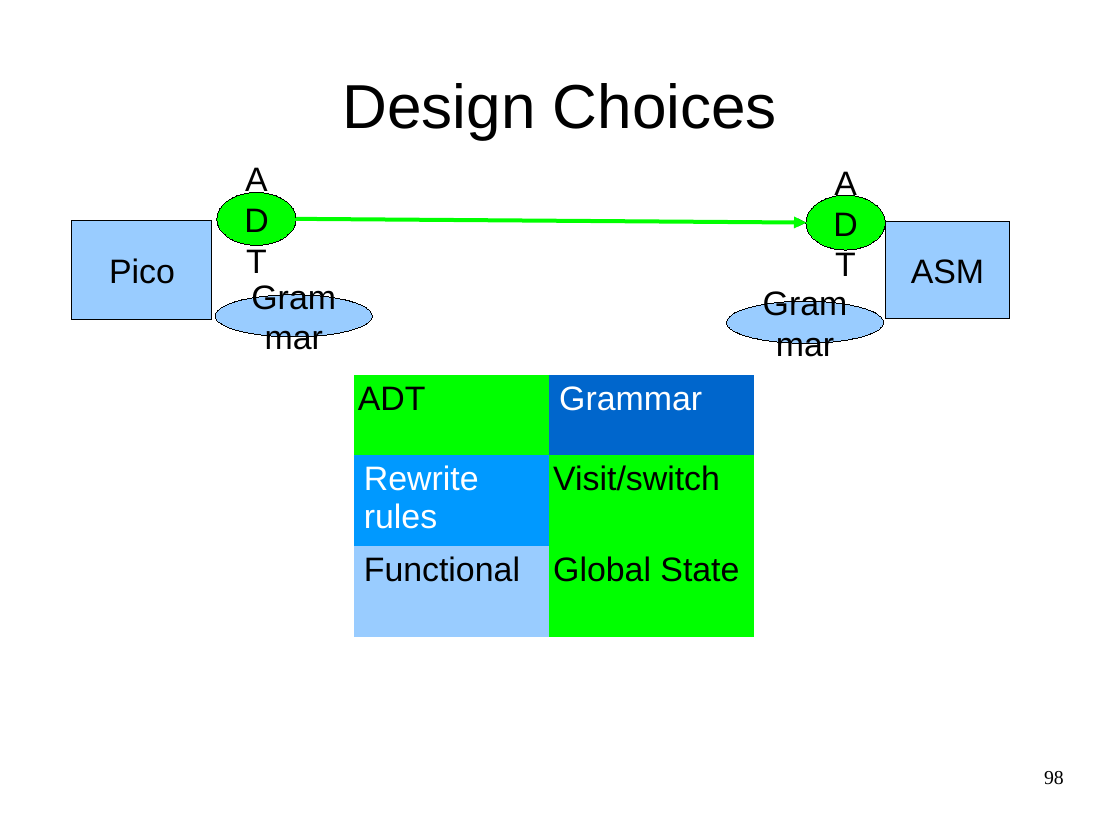
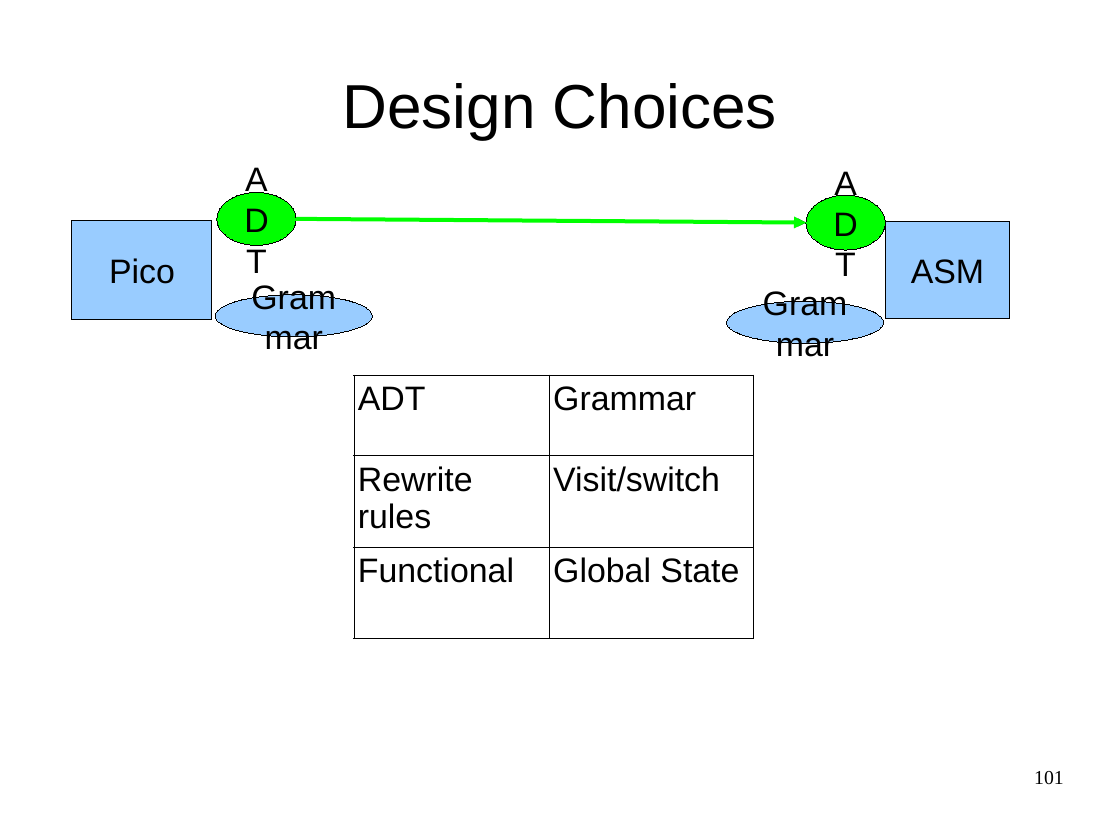
Before and after one commit to cwi-swat/meta-environment, a slide deck: slide 101 of meta-doc/analysis/rascal-slides/rascal-slides.odp (slide 98 before the commit). Drawn at 1120x840 pixels with LibreOffice and Linux fonts; fonts in the diff are those of the drawing; background and template pictures are left out. Boxes give left, top, right and bottom in pixels: in the first picture for what was removed or moved away, otherwise in the second. Text is boxed around its words. In the diff, an @@ line names an element or a change of style, - is before the commit and + after.

```diff
--- a/meta-doc/analysis/rascal-slides/rascal-slides.odp
+++ b/meta-doc/analysis/rascal-slides/rascal-slides.odp
@@ table at (354,375,753,631) @@
@@ fill #00FF00 to none in 3 cells @@
@@ fill #0066CC to none in row 1, column 2 @@
@@ fill #0099FF to none in row 2, column 1 @@
@@ fill #99CCFF to none in row 3, column 1 @@
@@ text colour #FFFFFF to #000000 in "Grammar", "Rewrite rules" @@
@@ borders changed @@
@@ page number at (1034,771,1064,785): text changed @@
-98
+101
```
Also in this commit, not shown: 22 other slides changed, 11 slides added, 6 slides removed, 1 other file.
